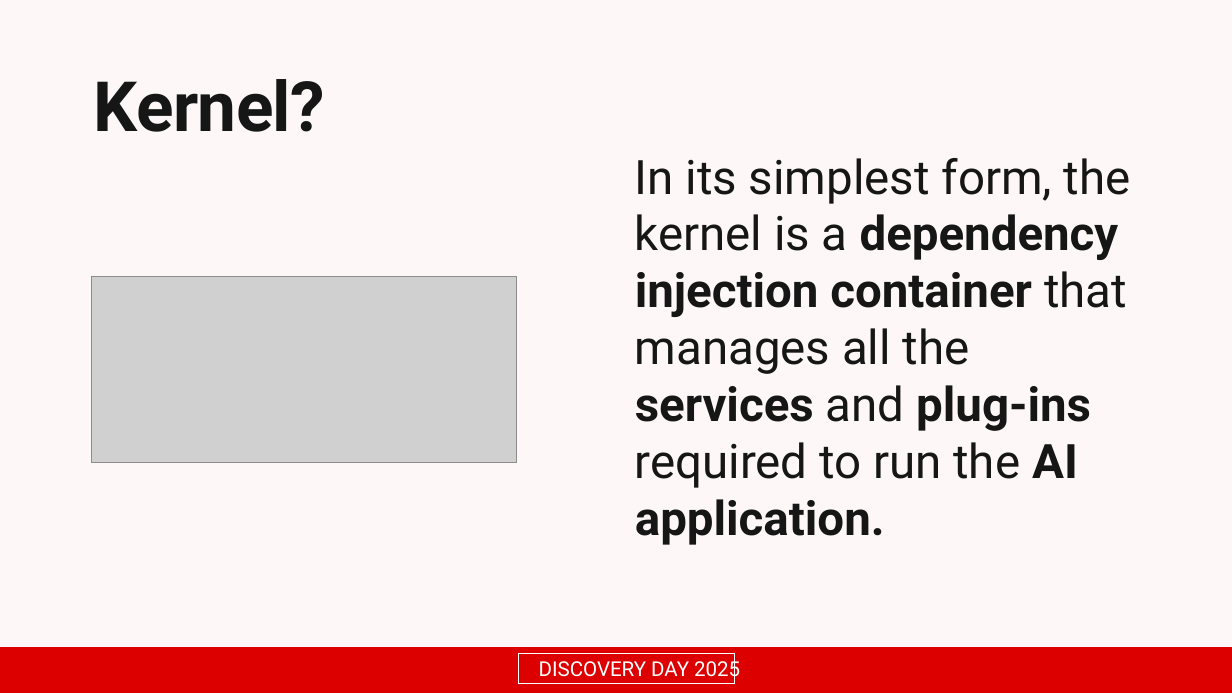
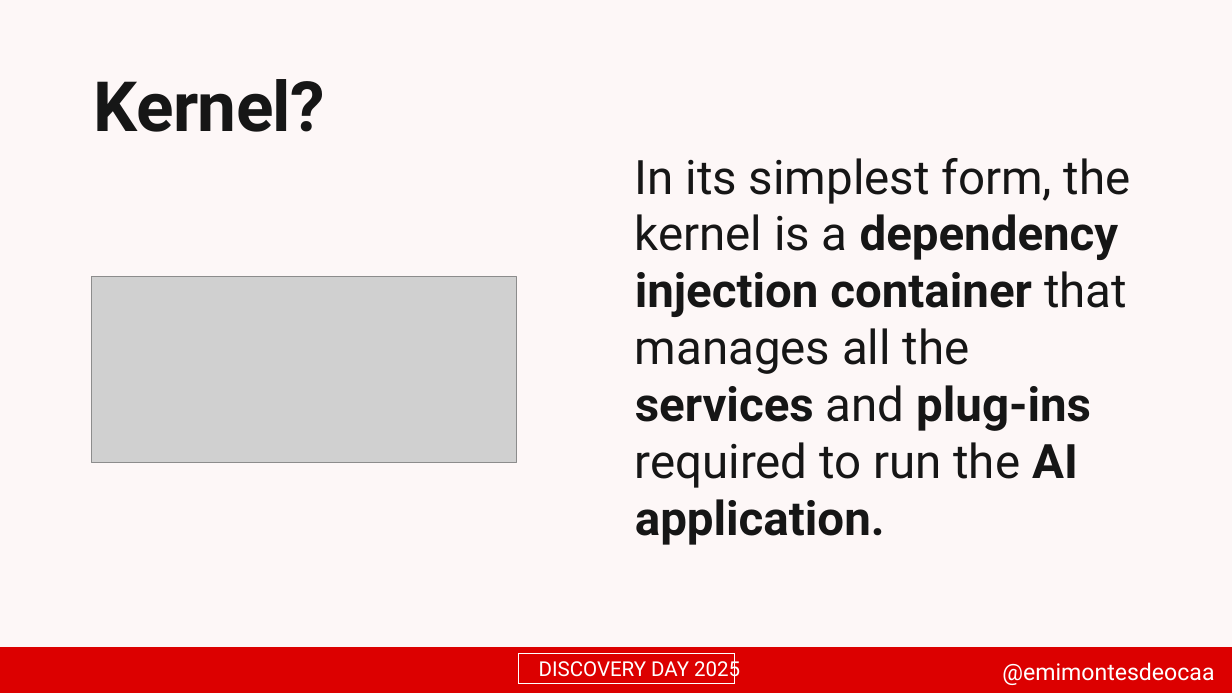
Before and after one commit to emimontesdeoca/dday-sofia-2025-semantic-kernel-sql, a slide deck: slide 13 of slides/Discovery Day 2025.pptx (slide 12 before the commit). Drawn at 1232x693 pixels with LibreOffice and Linux fonts; fonts in the diff are those of the drawing; grey boxes stand for pictures; background and template pictures are left out. Boxes give left, top, right and bottom in pixels: in the first picture for what was removed or moved away, otherwise in the second. Text is boxed around its words. In the diff, an @@ line names an element or a change of style, - is before the commit and + after.

```diff
--- a/slides/Discovery Day 2025.pptx
+++ b/slides/Discovery Day 2025.pptx
@@ text added at (1002,662,1214,685), 18 pt, text #FFFFFF @@
+@emimontesdeocaa
```
Also in this commit, not shown: 12 other slides changed, 2 slides added.
